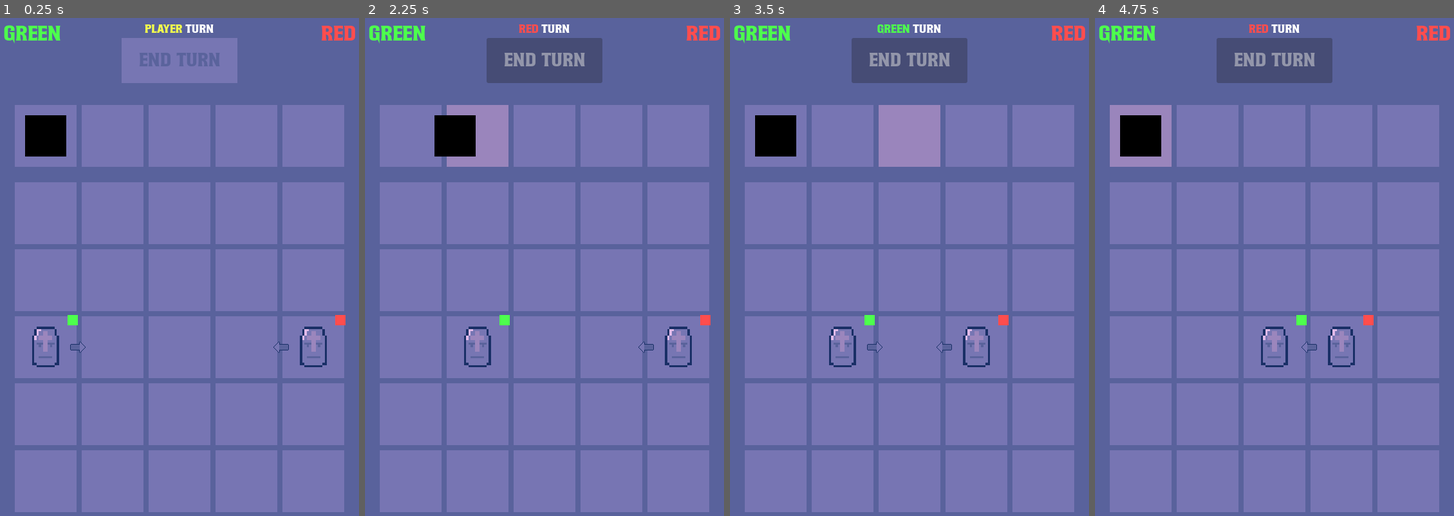
Above: before the commit, frames 1-4 (left to right).
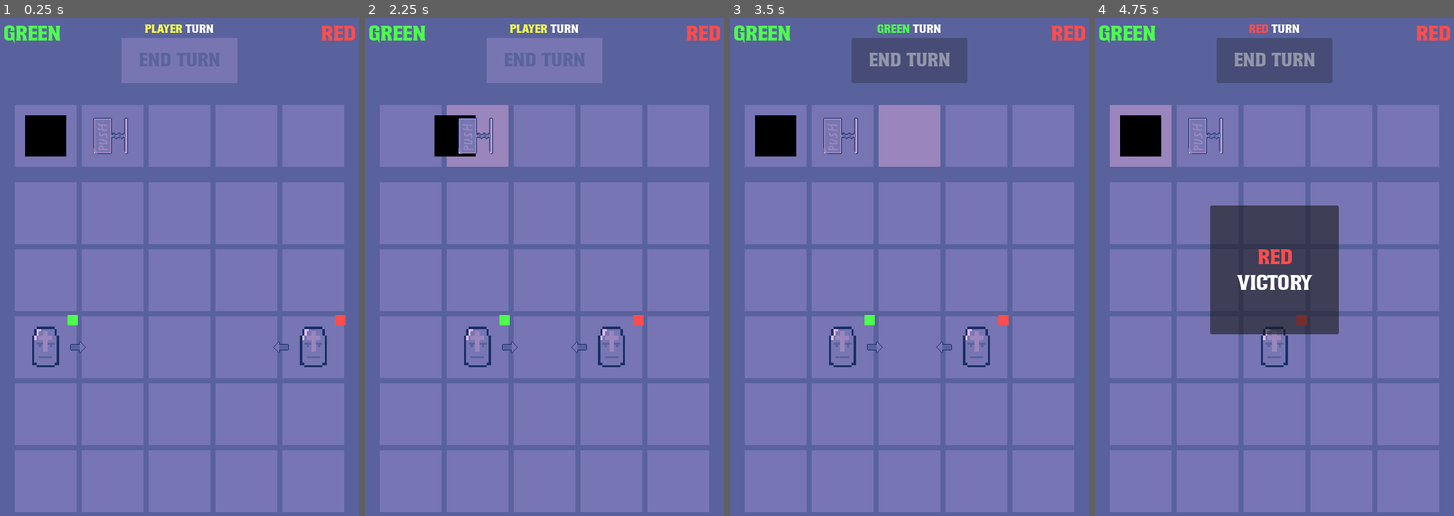
Above: after the commit, the same moments.

Repository: frostblooded/influencer
Game: Godot game, scene res://scenes/levels/level_1.tscn
Two runs of this game, one before a commit and one after it. Both use one fixed random seed, a clock stepped at 60 frames per second and the inputs below.
Inputs (mouse positions are in pixels of both pictures, inside the frame that each line leads up to):
- Up to frame 1 (0.25 s): no input
- Up to frame 2 (2.25 s): click "End turn" at 0.5 s; tap Enter at 1.25 s; drag from (411, 137) to (544, 137) at 1.27 s; drag from (411, 137) to (544, 137) at 2.02 s
- Up to frame 3 (3.5 s): click "End turn" at 2.75 s
- Up to frame 4 (4.75 s): tap Space at 3.5 s; move the mouse to (1206, 137) at 3.52 s; click (1206, 137) at 3.67 s; tap Enter at 4.25 s; drag from (1274, 137) to (1141, 137) at 4.27 s

The runs differ from the first frame. In frame 1, 0.3% of the frame differs, in the area x 25-36%, y 20-28%; in frame 2, 4.4%; in frame 3, 0.3%; in frame 4, 9.9%, in the area x 25-78%, y 20-71%.

Commit message:
Add a piston item

Diff:
--- /dev/null
+++ b/resources/factions/world_faction.tres
@@ -0,0 +1,8 @@
+[gd_resource type="Resource" script_class="Faction" load_steps=2 format=3 uid="uid://8nokjlwwy7bc"]
+
+[ext_resource type="Script" path="res://scripts/resources/faction.gd" id="1_ayitg"]
+
+[resource]
+script = ExtResource("1_ayitg")
+name = "World"
+color = Color(1, 0.731667, 0.3, 1)
--- a/scenes/items/item.tscn
+++ b/scenes/items/item.tscn
@@ -1,14 +1,15 @@
-[gd_scene load_steps=9 format=3 uid="uid://d243sqiodghwd"]
+[gd_scene load_steps=10 format=3 uid="uid://d243sqiodghwd"]
 
 [ext_resource type="Script" path="res://scripts/item.gd" id="1_eok4o"]
 [ext_resource type="Script" path="res://scripts/state_machines/state_machine.gd" id="2_y7nqv"]
 [ext_resource type="Script" path="res://scripts/state_machines/item/idle_state.gd" id="3_8ojxu"]
 [ext_resource type="Script" path="res://scripts/state_machines/item/dragged_state.gd" id="4_a4x7h"]
-[ext_resource type="Script" path="res://scripts/state_machines/item/immovable_state.gd" id="5_grru6"]
+[ext_resource type="Script" path="res://scripts/state_machines/item/placed_movable_state.gd" id="6_gg8ej"]
+[ext_resource type="Script" path="res://scripts/state_machines/item/placed_immovable_state.gd" id="6_ilons"]
 
 [sub_resource type="Gradient" id="Gradient_w13t2"]
 offsets = PackedFloat32Array(1)
-colors = PackedColorArray(0, 0, 0, 1)
+colors = PackedColorArray(1, 1, 1, 1)
 
 [sub_resource type="GradientTexture1D" id="GradientTexture1D_3208d"]
 gradient = SubResource("Gradient_w13t2")
@@ -16,9 +17,9 @@
 [sub_resource type="RectangleShape2D" id="RectangleShape2D_o2xuv"]
 size = Vector2(64, 64)
 
-[node name="Item" type="Node2D"]
-z_index = 10
+[node name="Item" type="Node2D" node_paths=PackedStringArray("state_machine") groups=["items"]]
 script = ExtResource("1_eok4o")
+state_machine = NodePath("StateMachine")
 
 [node name="StateMachine" type="Node" parent="." node_paths=PackedStringArray("_initial_state")]
 script = ExtResource("2_y7nqv")
@@ -29,16 +30,23 @@
 area_2d = NodePath("../../Area2D")
 dragged_state = NodePath("../DraggedState")
 
-[node name="DraggedState" type="Node" parent="StateMachine" node_paths=PackedStringArray("area_2d", "immovable_state", "idle_state")]
+[node name="DraggedState" type="Node" parent="StateMachine" node_paths=PackedStringArray("area_2d", "placed_movable_state", "idle_state")]
 script = ExtResource("4_a4x7h")
 area_2d = NodePath("../../Area2D")
-immovable_state = NodePath("../ImmovableState")
+placed_movable_state = NodePath("../PlacedMovableState")
 idle_state = NodePath("../IdleState")
 
-[node name="ImmovableState" type="Node" parent="StateMachine"]
-script = ExtResource("5_grru6")
+[node name="PlacedImmovableState" type="Node" parent="StateMachine"]
+script = ExtResource("6_ilons")
+
+[node name="PlacedMovableState" type="Node" parent="StateMachine" node_paths=PackedStringArray("placed_immovable_state", "area_2d", "dragged_state")]
+script = ExtResource("6_gg8ej")
+placed_immovable_state = NodePath("../PlacedImmovableState")
+area_2d = NodePath("../../Area2D")
+dragged_state = NodePath("../DraggedState")
 
 [node name="Sprite2D" type="Sprite2D" parent="."]
+z_index = 15
 scale = Vector2(0.25, 64.5)
 texture = SubResource("GradientTexture1D_3208d")
 
--- /dev/null
+++ b/scenes/items/piston_item.tscn
@@ -0,0 +1,15 @@
+[gd_scene load_steps=4 format=3 uid="uid://d01sd3nysrr3g"]
+
+[ext_resource type="PackedScene" uid="uid://d243sqiodghwd" path="res://scenes/items/item.tscn" id="1_5oebq"]
+[ext_resource type="Script" path="res://scripts/piston_item.gd" id="2_wseby"]
+[ext_resource type="Texture2D" uid="uid://dur15rb35a1ju" path="res://assets/piston.png" id="3_roia3"]
+
+[node name="PistonItem" node_paths=PackedStringArray("area_2d", "sprite_2d") instance=ExtResource("1_5oebq")]
+script = ExtResource("2_wseby")
+area_2d = NodePath("Area2D")
+sprite_2d = NodePath("Sprite2D")
+direction = null
+
+[node name="Sprite2D" parent="." index="1"]
+scale = Vector2(1, 1)
+texture = ExtResource("3_roia3")
--- a/scenes/items/rock_item.tscn
+++ b/scenes/items/rock_item.tscn
@@ -1,5 +1,15 @@
-[gd_scene load_steps=2 format=3 uid="uid://c0ri27pmwche4"]
+[gd_scene load_steps=4 format=3 uid="uid://c0ri27pmwche4"]
 
 [ext_resource type="PackedScene" uid="uid://d243sqiodghwd" path="res://scenes/items/item.tscn" id="1_o63f2"]
 
+[sub_resource type="Gradient" id="Gradient_60wpy"]
+offsets = PackedFloat32Array(1)
+colors = PackedColorArray(0, 0, 0, 1)
+
+[sub_resource type="GradientTexture1D" id="GradientTexture1D_gdsk1"]
+gradient = SubResource("Gradient_60wpy")
+
 [node name="RockItem" instance=ExtResource("1_o63f2")]
+
+[node name="Sprite2D" parent="." index="1"]
+texture = SubResource("GradientTexture1D_gdsk1")
--- a/scenes/level_manager.tscn
+++ b/scenes/level_manager.tscn
@@ -1,32 +1,42 @@
-[gd_scene load_steps=8 format=3 uid="uid://4q8tgyxbcj52"]
+[gd_scene load_steps=10 format=3 uid="uid://4q8tgyxbcj52"]
 
 [ext_resource type="Script" path="res://scripts/level_manager.gd" id="1_1jpay"]
-[ext_resource type="Script" path="res://scripts/state_machines/state_machine.gd" id="1_c8cvl"]
 [ext_resource type="Script" path="res://scripts/state_machines/level_manager/player_turn_state.gd" id="2_3xpb5"]
 [ext_resource type="Script" path="res://scripts/state_machines/level_manager/ai_turn_state.gd" id="3_v551b"]
+[ext_resource type="Script" path="res://scripts/state_machines/level_manager/level_manager_state_machine.gd" id="4_g1c6d"]
 [ext_resource type="Resource" uid="uid://dxs1coccku8n1" path="res://resources/factions/green_faction.tres" id="4_vtj7t"]
 [ext_resource type="Resource" uid="uid://6rvy2hgst74q" path="res://resources/factions/red_faction.tres" id="5_sugrq"]
 [ext_resource type="Resource" uid="uid://babtx05nfgoc" path="res://resources/factions/player_faction.tres" id="6_n35x0"]
+[ext_resource type="Script" path="res://scripts/state_machines/level_manager/world_turn_state.gd" id="7_tsbse"]
+[ext_resource type="Resource" uid="uid://8nokjlwwy7bc" path="res://resources/factions/world_faction.tres" id="8_68110"]
 
 [node name="LevelManager" type="Node"]
 script = ExtResource("1_1jpay")
 factions = Array[Resource("res://scripts/resources/faction.gd")]([ExtResource("4_vtj7t"), ExtResource("5_sugrq")])
 
-[node name="StateMachine" type="Node" parent="." node_paths=PackedStringArray("_initial_state")]
-script = ExtResource("1_c8cvl")
+[node name="LevelManagerStateMachine" type="Node" parent="." node_paths=PackedStringArray("_initial_state")]
+script = ExtResource("4_g1c6d")
 _initial_state = NodePath("PlayerTurnState")
 
-[node name="PlayerTurnState" type="Node" parent="StateMachine" node_paths=PackedStringArray("next_state")]
+[node name="PlayerTurnState" type="Node" parent="LevelManagerStateMachine" node_paths=PackedStringArray("next_state")]
 script = ExtResource("2_3xpb5")
-next_state = NodePath("../GreenTurnState")
+next_state = NodePath("../WorldTurnState")
 player_faction = ExtResource("6_n35x0")
 
-[node name="GreenTurnState" type="Node" parent="StateMachine" node_paths=PackedStringArray("next_state")]
+[node name="WorldTurnState" type="Node" parent="LevelManagerStateMachine" node_paths=PackedStringArray("next_state")]
+script = ExtResource("7_tsbse")
+faction = ExtResource("8_68110")
+next_state = NodePath("../GreenTurnState")
+seconds_between_moves = 0.5
+
+[node name="GreenTurnState" type="Node" parent="LevelManagerStateMachine" node_paths=PackedStringArray("next_state")]
 script = ExtResource("3_v551b")
 faction = ExtResource("4_vtj7t")
 next_state = NodePath("../RedTurnState")
+seconds_between_moves = 0.5
 
-[node name="RedTurnState" type="Node" parent="StateMachine" node_paths=PackedStringArray("next_state")]
+[node name="RedTurnState" type="Node" parent="LevelManagerStateMachine" node_paths=PackedStringArray("next_state")]
 script = ExtResource("3_v551b")
 faction = ExtResource("5_sugrq")
 next_state = NodePath("../PlayerTurnState")
+seconds_between_moves = 0.5
--- a/scenes/levels/level_1.tscn
+++ b/scenes/levels/level_1.tscn
@@ -1,13 +1,14 @@
-[gd_scene load_steps=19 format=3 uid="uid://cvvvodfer4c1a"]
+[gd_scene load_steps=20 format=3 uid="uid://cvvvodfer4c1a"]
 
 [ext_resource type="Script" path="res://scripts/ui/end_turn_button.gd" id="1_4eei4"]
-[ext_resource type="Script" path="res://scripts/ui/turn_container.gd" id="1_ojnil"]
+[ext_resource type="Script" path="res://scripts/ui/faction_name_label.gd" id="1_ojnil"]
 [ext_resource type="Resource" uid="uid://babtx05nfgoc" path="res://resources/factions/player_faction.tres" id="2_o0bhg"]
 [ext_resource type="Script" path="res://scripts/ui/victory_screen_panel.gd" id="2_tj3ea"]
 [ext_resource type="Script" path="res://scripts/grids/inventory_grid.gd" id="3_rm17l"]
 [ext_resource type="PackedScene" uid="uid://c0ri27pmwche4" path="res://scenes/items/rock_item.tscn" id="4_q68yn"]
 [ext_resource type="PackedScene" uid="uid://b7ad14at3ofrm" path="res://scenes/inventory_cell.tscn" id="5_u88ib"]
 [ext_resource type="Script" path="res://scripts/grids/grid.gd" id="6_eppx7"]
+[ext_resource type="PackedScene" uid="uid://d01sd3nysrr3g" path="res://scenes/items/piston_item.tscn" id="7_eeof0"]
 [ext_resource type="PackedScene" uid="uid://dl1tj8dvgjcg2" path="res://scenes/grid_cell.tscn" id="7_ysjo5"]
 [ext_resource type="Resource" uid="uid://dxs1coccku8n1" path="res://resources/factions/green_faction.tres" id="8_x3lke"]
 [ext_resource type="Script" path="res://scripts/spawner.gd" id="9_dywpj"]
@@ -87,14 +88,10 @@
 theme_override_colors/font_color = Color(1, 0.3, 0.3, 1)
 text = "RED"
 
-[node name="TurnContainer" type="VBoxContainer" parent="CanvasLayer/Control/MarginContainer" node_paths=PackedStringArray("faction_name_label", "end_turn_button")]
+[node name="TurnContainer" type="VBoxContainer" parent="CanvasLayer/Control/MarginContainer"]
 layout_mode = 2
 size_flags_horizontal = 4
 size_flags_vertical = 4
-script = ExtResource("1_ojnil")
-faction_name_label = NodePath("HBoxContainer/FactionNameLabel")
-end_turn_button = NodePath("EndTurnButton")
-player_faction = ExtResource("2_o0bhg")
 
 [node name="HBoxContainer" type="HBoxContainer" parent="CanvasLayer/Control/MarginContainer/TurnContainer"]
 layout_mode = 2
@@ -103,6 +100,7 @@
 [node name="FactionNameLabel" type="Label" parent="CanvasLayer/Control/MarginContainer/TurnContainer/HBoxContainer"]
 layout_mode = 2
 text = "green"
+script = ExtResource("1_ojnil")
 
 [node name="Label" type="Label" parent="CanvasLayer/Control/MarginContainer/TurnContainer/HBoxContainer"]
 layout_mode = 2
@@ -118,6 +116,7 @@
 theme_override_font_sizes/font_size = 25
 text = "End turn"
 script = ExtResource("1_4eei4")
+player_faction = ExtResource("2_o0bhg")
 
 [node name="VictoryScreenPanel" type="Panel" parent="CanvasLayer/Control" node_paths=PackedStringArray("faction_label", "next_level_button")]
 custom_minimum_size = Vector2(200, 200)
@@ -170,24 +169,23 @@
 text = "next level"
 
 [node name="InventoryGrid" type="Node2D" parent="."]
-position = Vector2(64, 192)
+position = Vector2(80, 192)
 script = ExtResource("3_rm17l")
-starting_items = Array[PackedScene]([ExtResource("4_q68yn")])
+starting_items = Array[PackedScene]([ExtResource("4_q68yn"), ExtResource("7_eeof0")])
 
 [node name="InventoryCell" parent="InventoryGrid" instance=ExtResource("5_u88ib")]
-position = Vector2(16, 0)
 
 [node name="InventoryCell2" parent="InventoryGrid" instance=ExtResource("5_u88ib")]
-position = Vector2(120, 0)
+position = Vector2(104, 0)
 
 [node name="InventoryCell3" parent="InventoryGrid" instance=ExtResource("5_u88ib")]
-position = Vector2(224, 0)
+position = Vector2(208, 0)
 
 [node name="InventoryCell4" parent="InventoryGrid" instance=ExtResource("5_u88ib")]
-position = Vector2(328, 0)
+position = Vector2(312, 0)
 
 [node name="InventoryCell5" parent="InventoryGrid" instance=ExtResource("5_u88ib")]
-position = Vector2(432, 0)
+position = Vector2(416, 0)
 
 [node name="Grid" type="Node2D" parent="."]
 position = Vector2(80, 312)
--- a/scripts/globals/enums.gd
+++ b/scripts/globals/enums.gd
@@ -23,3 +23,16 @@
 
 static func direction_to_angle(direction: Direction) -> float:
     return direction_to_vec2(direction).angle()
+
+static func get_next_clockwise_direction(direction: Direction) -> Direction:
+    match (direction):
+        Direction.Right:
+            return Direction.Bottom
+        Direction.Bottom:
+            return Direction.Left
+        Direction.Left:
+            return Direction.Top
+        Direction.Top:
+            return Direction.Right
+
+    return Direction.None
--- a/scripts/globals/event_bus.gd
+++ b/scripts/globals/event_bus.gd
@@ -4,3 +4,4 @@
 signal performed_actions
 signal level_victory(faction: Faction)
 signal start_turn(faction: Faction)
+signal player_turn_end
--- a/scripts/grids/cell.gd
+++ b/scripts/grids/cell.gd
@@ -42,3 +42,8 @@
 		return _container.get_child(0)
 	else:
 		return null
+
+func pop_container() -> PlaceableObject:
+	var object: PlaceableObject = peek_container()
+	empty_container()
+	return object
--- a/scripts/grids/grid_cell.gd
+++ b/scripts/grids/grid_cell.gd
@@ -14,6 +14,13 @@
 var grid: Grid
 var grid_coordinates: Vector2
 
+func get_neighbor_cell_from_direction(direction: Enums.Direction) -> GridCell:
+    for neighbor: Neighbor in neighbors:
+        if neighbor.direction == direction:
+            return neighbor.cell
+
+    return null
+
 func get_direction_from_neighbor_cell(neighbor_cell: GridCell) -> Enums.Direction:
     for neighbor: Neighbor in neighbors:
         if neighbor.cell == neighbor_cell:
--- a/scripts/grids/placeable_object.gd
+++ b/scripts/grids/placeable_object.gd
@@ -3,5 +3,9 @@
 
 var cell: GridCell
 
+func destroy() -> void:
+    queue_free()
+    cell.empty_container()
+
 func _to_string() -> String:
     return str(get_instance_id())
--- a/scripts/item.gd
+++ b/scripts/item.gd
@@ -1,2 +1,15 @@
 class_name Item
 extends PlaceableObject
+
+@export var state_machine: StateMachine
+
+func on_world_turn() -> void:
+    pass
+
+func can_be_moved() -> bool:
+    var item_state: ItemState = state_machine.current_state as ItemState
+    return item_state.can_be_moved()
+
+func is_placed_in_world() -> bool:
+    var item_state: ItemState = state_machine.current_state as ItemState
+    return item_state.is_placed_in_world()
--- /dev/null
+++ b/scripts/piston_item.gd
@@ -0,0 +1,53 @@
+class_name PistonItem
+extends Item
+
+@export var area_2d: Area2D
+@export var sprite_2d: Sprite2D
+@export var direction: Enums.Direction = Enums.Direction.Right
+
+func _ready() -> void:
+	Helpers.safe_connect(area_2d.input_event, handle_mouse_event)
+
+func on_world_turn() -> void:
+	var source_cell: GridCell = cell.get_neighbor_cell_from_direction(direction)
+	if !source_cell:
+		return
+
+	var source_cell_object: PlaceableObject = source_cell.peek_container()
+	if !source_cell_object:
+		return
+
+	var target_cell: GridCell = source_cell.get_neighbor_cell_from_direction(direction)
+
+	if !target_cell:
+		# Falls off the map and dies
+		source_cell_object.destroy()
+		return
+
+	var target_cell_object: PlaceableObject = target_cell.peek_container()
+
+	if target_cell_object:
+		return
+
+	source_cell.empty_container()
+	target_cell.add_to_container(source_cell_object)
+
+func handle_mouse_event(_viewport: Node, event: InputEvent, _shape_idx: int) -> void:
+	if !event is InputEventMouseButton:
+		return
+
+	var mouse_button_event: InputEventMouseButton = event as InputEventMouseButton
+	if !mouse_button_event.is_pressed():
+		return
+
+	if mouse_button_event.button_index != MOUSE_BUTTON_RIGHT:
+		return
+
+	if !can_be_moved():
+		return
+
+	change_direction_clockwise()
+
+func change_direction_clockwise() -> void:
+	direction = Enums.get_next_clockwise_direction(direction)
+	sprite_2d.rotation = Enums.direction_to_angle(direction)
--- a/scripts/state_machines/item/dragged_state.gd
+++ b/scripts/state_machines/item/dragged_state.gd
@@ -1,9 +1,9 @@
 class_name DraggedState
-extends State
+extends ItemState
 
 @export var area_2d: Area2D
-@export var immovable_state: State
-@export var idle_state: State
+@export var placed_movable_state: PlacedMovableState
+@export var idle_state: IdleState
 
 var _initial_position: Vector2
 
@@ -12,14 +12,14 @@
 	_initial_position = item_2d.global_position
 
 func state_process(_delta: float, item_node: Node) -> void:
-	var item_2d: Node2D = item_node as Node2D
+	var item: Item = item_node as Item
 	var mouse_position: Vector2 = get_viewport().get_mouse_position()
-	item_2d.global_position = mouse_position
+	item.global_position = mouse_position
 
 	if !Input.is_mouse_button_pressed(MOUSE_BUTTON_LEFT):
-		handle_mouse_release(item_2d, mouse_position)
+		handle_mouse_release(item, mouse_position)
 
-func find_best_overlapping_area_for_placing(area: Area2D, mouse_position: Vector2) -> Area2D:
+func find_best_overlapping_area_for_placing(item: Item, area: Area2D, mouse_position: Vector2) -> Area2D:
 	var best_area: Area2D = null
 	var best_distance: float
 
@@ -27,8 +27,9 @@
 		var area_parent: Node = overlapping_area.get_parent()
 		if area_parent is GridCell:
 			var cell: GridCell = area_parent as GridCell
+			var cell_containee: Node2D = cell.peek_container()
 
-			if cell.peek_container() == null:
+			if cell_containee == null or cell_containee == item:
 				var distance: float = mouse_position.distance_squared_to(cell.global_position)
 
 				if !best_area || distance < best_distance:
@@ -37,15 +38,15 @@
 
 	return best_area
 
-func handle_mouse_release(item_node: Node2D, mouse_position: Vector2) -> void:
-	var best_area: Area2D = find_best_overlapping_area_for_placing(area_2d, mouse_position)
+func handle_mouse_release(item: Item, mouse_position: Vector2) -> void:
+	var best_area: Area2D = find_best_overlapping_area_for_placing(item, area_2d, mouse_position)
 	if !best_area:
-		item_node.global_position = _initial_position
+		item.global_position = _initial_position
 		transitioned.emit(idle_state)
 		return
 
 	var cell: GridCell = best_area.get_parent() as GridCell
-	Helpers.orphan(item_node)
-	cell.add_to_container(item_node)
-	item_node.position = Vector2.ZERO
-	transitioned.emit(immovable_state)
+	Helpers.orphan(item)
+	cell.add_to_container(item)
+	item.position = Vector2.ZERO
+	transitioned.emit(placed_movable_state)
--- a/scripts/state_machines/item/idle_state.gd
+++ b/scripts/state_machines/item/idle_state.gd
@@ -1,5 +1,5 @@
 class_name IdleState
-extends State
+extends ItemState
 
 @export var area_2d: Area2D
 @export var dragged_state: State
--- a/scripts/state_machines/item/immovable_state.gd
+++ /dev/null
@@ -1,2 +0,0 @@
-class_name ImmovableState
-extends State
--- /dev/null
+++ b/scripts/state_machines/item/item_state.gd
@@ -0,0 +1,8 @@
+class_name ItemState
+extends State
+
+func can_be_moved() -> bool:
+    return true
+
+func is_placed_in_world() -> bool:
+    return false
--- /dev/null
+++ b/scripts/state_machines/item/placed_immovable_state.gd
@@ -0,0 +1,8 @@
+class_name PlacedImmovableState
+extends ItemState
+
+func can_be_moved() -> bool:
+    return false
+
+func is_placed_in_world() -> bool:
+    return true
--- /dev/null
+++ b/scripts/state_machines/item/placed_movable_state.gd
@@ -0,0 +1,18 @@
+class_name PlacedMovableState
+extends IdleState
+
+@export var placed_immovable_state: PlacedImmovableState
+
+func enter(parent: Node) -> void:
+    super.enter(parent)
+    Helpers.safe_connect(EventBus.player_turn_end, on_player_turn_end)
+
+func exit(parent: Node) -> void:
+    Helpers.safe_disconnect(EventBus.player_turn_end, on_player_turn_end)
+    super.exit(parent)
+
+func on_player_turn_end() -> void:
+    transitioned.emit(placed_immovable_state)
+
+func is_placed_in_world() -> bool:
+    return true
--- /dev/null
+++ b/scripts/state_machines/level_manager/level_manager_state_machine.gd
@@ -0,0 +1,8 @@
+class_name LevelManagerStateMachine
+extends StateMachine
+
+func _enter_tree() -> void:
+    Helpers.safe_connect(EventBus.level_victory, on_level_victory)
+
+func on_level_victory(_faction: Faction) -> void:
+    disabled = true
--- a/scripts/state_machines/level_manager/player_turn_state.gd
+++ b/scripts/state_machines/level_manager/player_turn_state.gd
@@ -14,6 +14,7 @@
     EventBus.start_turn.emit(player_faction)
 
 func exit(_parent: Node) -> void:
+    EventBus.player_turn_end.emit()
     Helpers.safe_disconnect(EventBus.on_end_turn_button_pressed, on_end_turn_button_pressed)
 
 func on_end_turn_button_pressed() -> void:
--- /dev/null
+++ b/scripts/state_machines/level_manager/world_turn_state.gd
@@ -0,0 +1,24 @@
+class_name WorldTurnState
+extends State
+
+@export var faction: Faction
+@export var next_state: State
+@export var seconds_between_moves: float = 1
+
+func enter(_parent: Node) -> void:
+    EventBus.start_turn.emit(faction)
+    await get_tree().create_timer(seconds_between_moves).timeout
+    trigger_items()
+
+func trigger_items() -> void:
+    if !is_inside_tree():
+        return
+
+    for item_node: Node in get_tree().get_nodes_in_group("items"):
+        var item: Item = item_node as Item
+
+        if item.is_placed_in_world():
+            item.on_world_turn()
+
+    EventBus.performed_actions.emit()
+    transitioned.emit(next_state)
--- a/scripts/state_machines/state_machine.gd
+++ b/scripts/state_machines/state_machine.gd
@@ -5,23 +5,31 @@
 
 @onready var _parent: Node = get_parent() as Node
 
-var _current_state: State:
+var disabled: bool = false
+
+var current_state: State:
 	set(val):
-		if _current_state:
-			_current_state.exit(_parent)
+		if current_state:
+			current_state.exit(_parent)
 
-		_current_state = val
-		_current_state.enter(_parent)
+		current_state = val
+		current_state.enter(_parent)
 
 func _ready() -> void:
 	for child: State in get_children():
 		Helpers.safe_connect(child.transitioned, on_state_transitioned)
 
-	_current_state = _initial_state
+	current_state = _initial_state
 
 func _process(delta: float) -> void:
-	if _current_state:
-		_current_state.state_process(delta, _parent)
+	if disabled:
+		return
+
+	if current_state:
+		current_state.state_process(delta, _parent)
 
 func on_state_transitioned(new_state: State) -> void:
-	_current_state = new_state
+	if disabled:
+		return
+
+	current_state = new_state
--- a/scripts/ui/end_turn_button.gd
+++ b/scripts/ui/end_turn_button.gd
@@ -1,7 +1,17 @@
 extends Button
+
+@export var player_faction: Faction
 
 func _enter_tree() -> void:
     Helpers.safe_connect(pressed, end_turn_button_pressed)
+    Helpers.safe_connect(EventBus.start_turn, on_start_turn)
+    Helpers.safe_connect(EventBus.level_victory, on_level_victory)
 
 func end_turn_button_pressed() -> void:
     EventBus.on_end_turn_button_pressed.emit()
+
+func on_start_turn(faction: Faction) -> void:
+    disabled = faction != player_faction
+
+func on_level_victory(_faction: Faction) -> void:
+    disabled = true
--- /dev/null
+++ b/scripts/ui/faction_name_label.gd
@@ -0,0 +1,8 @@
+extends Label
+
+func _enter_tree() -> void:
+	Helpers.safe_connect(EventBus.start_turn, on_start_turn)
+
+func on_start_turn(faction: Faction) -> void:
+	text = faction.name
+	add_theme_color_override("font_color", faction.color)
--- a/scripts/ui/turn_container.gd
+++ /dev/null
@@ -1,13 +0,0 @@
-extends VBoxContainer
-
-@export var faction_name_label: Label
-@export var end_turn_button: Button
-@export var player_faction: Faction
-
-func _enter_tree() -> void:
-	Helpers.safe_connect(EventBus.start_turn, _on_start_turn)
-
-func _on_start_turn(faction: Faction) -> void:
-	faction_name_label.text = faction.name
-	faction_name_label.add_theme_color_override("font_color", faction.color)
-	end_turn_button.disabled = faction != player_faction
--- a/scripts/unit.gd
+++ b/scripts/unit.gd
@@ -26,21 +26,12 @@
 var _enemies: Array[Enemy] = []
 
 var _planned_move_direction: Enums.Direction = Enums.Direction.None
-var _planned_move_target: GridCell = null
 
 func update_plan() -> void:
-    clear_target()
+    _planned_move_direction = Enums.Direction.None
     update_enemies()
     plan_move()
     update_action_sprite_2d()
-
-func clear_target() -> void:
-    _planned_move_direction = Enums.Direction.None
-    _planned_move_target = null
-
-func set_move_target(target_cell: GridCell) -> void:
-    _planned_move_target = target_cell
-    _planned_move_direction = cell.get_direction_from_neighbor_cell(target_cell)
 
 func plan_move() -> void:
     if _enemies.is_empty():
@@ -54,7 +45,7 @@
 
     if closest_enemy:
         assert(!closest_enemy.path.is_empty())
-        set_move_target(closest_enemy.path[0])
+        _planned_move_direction = cell.get_direction_from_neighbor_cell(closest_enemy.path[0])
 
 func update_action_sprite_2d() -> void:
     if _planned_move_direction != Enums.Direction.None:
@@ -103,22 +94,19 @@
             path.append(neighbor.cell)
             queue.push_back(PathSearchStatus.new(neighbor.cell, path))
 
-func die() -> void:
-    queue_free()
-    cell.empty_container()
-
 func perform_move() -> void:
-    var other_cell_containee: PlaceableObject = _planned_move_target.peek_container()
+    var planned_move_target: GridCell = cell.get_neighbor_cell_from_direction(_planned_move_direction)
+    var other_cell_containee: PlaceableObject = planned_move_target.peek_container()
 
     if other_cell_containee:
         var other_cell_unit: Unit = other_cell_containee as Unit
         if other_cell_unit:
-            other_cell_unit.die()
+            other_cell_unit.destroy()
         else:
             var other_cell_item: Item = other_cell_containee as Item
             if other_cell_item:
                 return
 
     cell.empty_container()
-    _planned_move_target.add_to_container(self)
+    planned_move_target.add_to_container(self)
     action_sprite_2d.hide()
Binary file added: assets/piston.aseprite
Binary file added: assets/piston.png
Not shown, added: assets/piston.png.import
